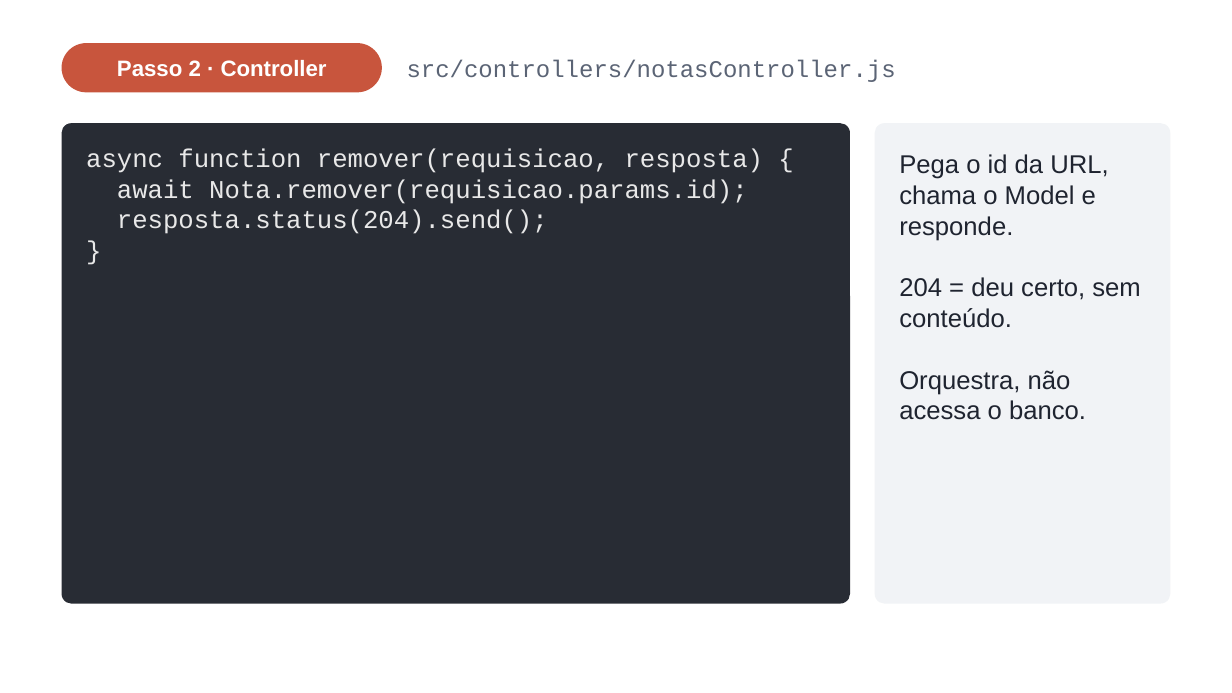
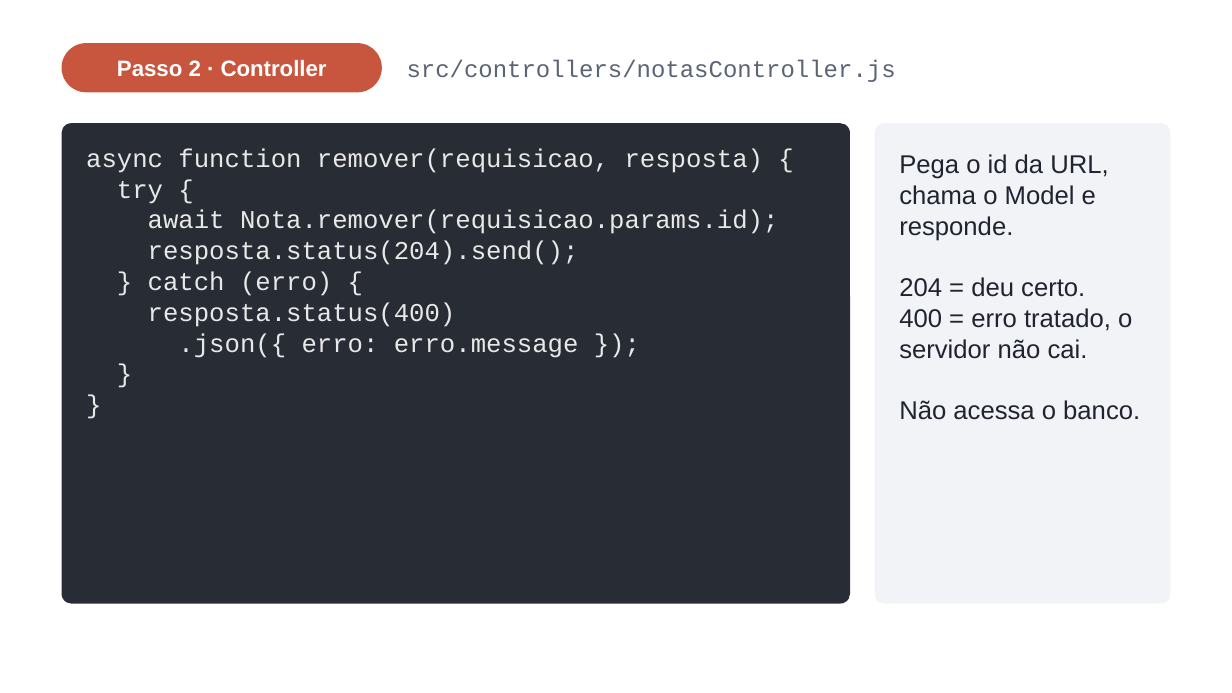
Before and after one commit to johnnysoutodev/mvc-app-anotacoes, a slide deck: slide 13 of docs/aula-mvc.pptx. Drawn at 1232x693 pixels with LibreOffice and Linux fonts; fonts in the diff are those of the drawing. Boxes give left, top, right and bottom in pixels: in the first picture for what was removed or moved away, otherwise in the second. Text is boxed around its words. In the diff, an @@ line names an element or a change of style, - is before the commit and + after.

```diff
--- a/docs/aula-mvc.pptx
+++ b/docs/aula-mvc.pptx
@@ text at (x1=86, y1=148, x2=778, y2=358): paragraph added @@
+}
@@ text at (x1=117, y1=181, x2=163, y2=204): paragraph added @@
+try {
@@ text at (x1=148, y1=271, x2=579, y2=358): paragraphs added @@
+} catch (erro) {
+resposta.status(400)
+.json({ erro: erro.message });
@@ text at (x1=899, y1=277, x2=1140, y2=420): text changed @@
-204 = deu certo, sem conteúdo.
-Orquestra, não acessa o banco.
+204 = deu certo.
+400 = erro tratado, o servidor não cai.
+Não acessa o banco.
```
Also in this commit, not shown: 1 other slide changed, 9 other files.
